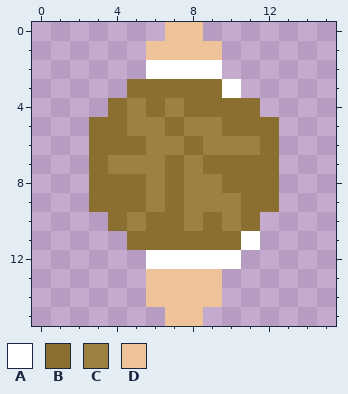
A pixel-art sprite gets an edit: assets/textures/player/dude.png. The first picture shows the starting point.
The file is 16x16 pixels.
Palette (. is transparent): A #ffffff  B #8a6f30  C #9c8141  D #eec39a
Now the later version:
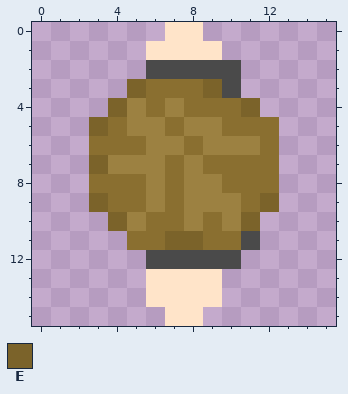
Colours new in this view: E #7b632a
What changed:
colour A: #ffffff -> #4a4a4a
colour D: #eec39a -> #ffe4c9
y 2: x 10 . -> A
y 3: x 5 B -> E; x 9 B -> E
y 4: x 4 B -> E; x 11 B -> E
y 5: x 3 B -> E
y 7: x 3 B -> E
y 9: x 3 B -> E; x 12 B -> E
y 10: x 4 B -> E; x 11 B -> E
y 11: x 7..8 BB -> EE
Changed places in both pictures, as pixel boxes (x1, y1, x2, y2):
changed: (89, 22, 279, 326)
